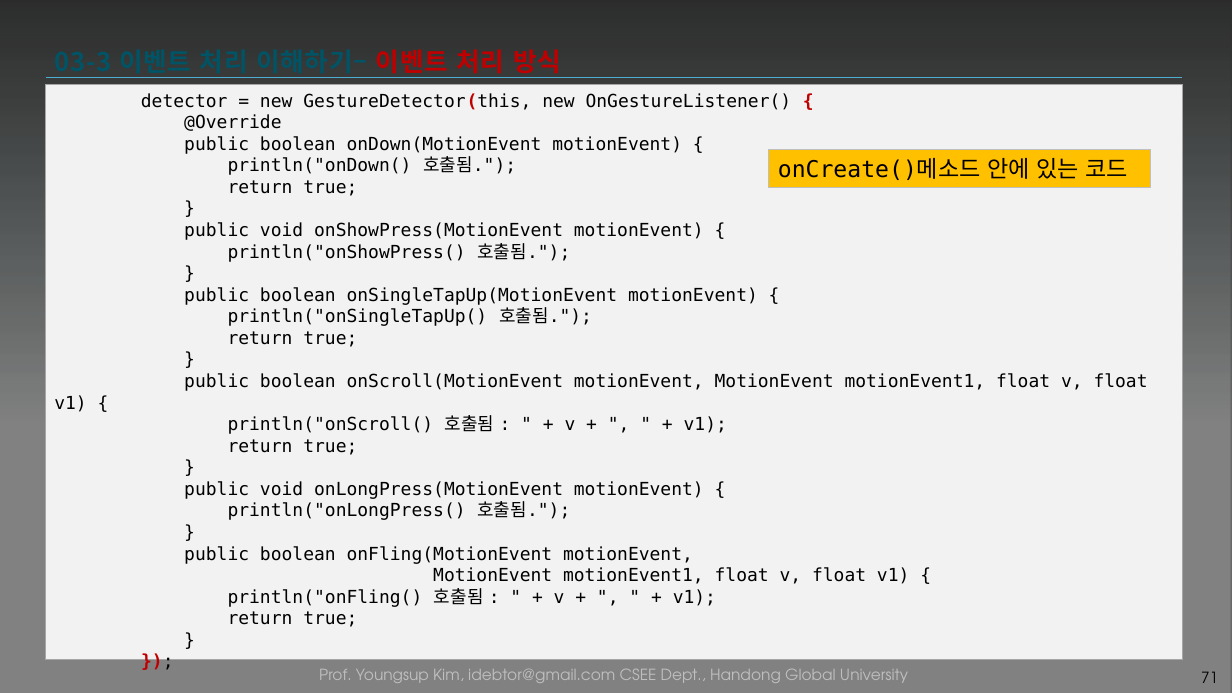
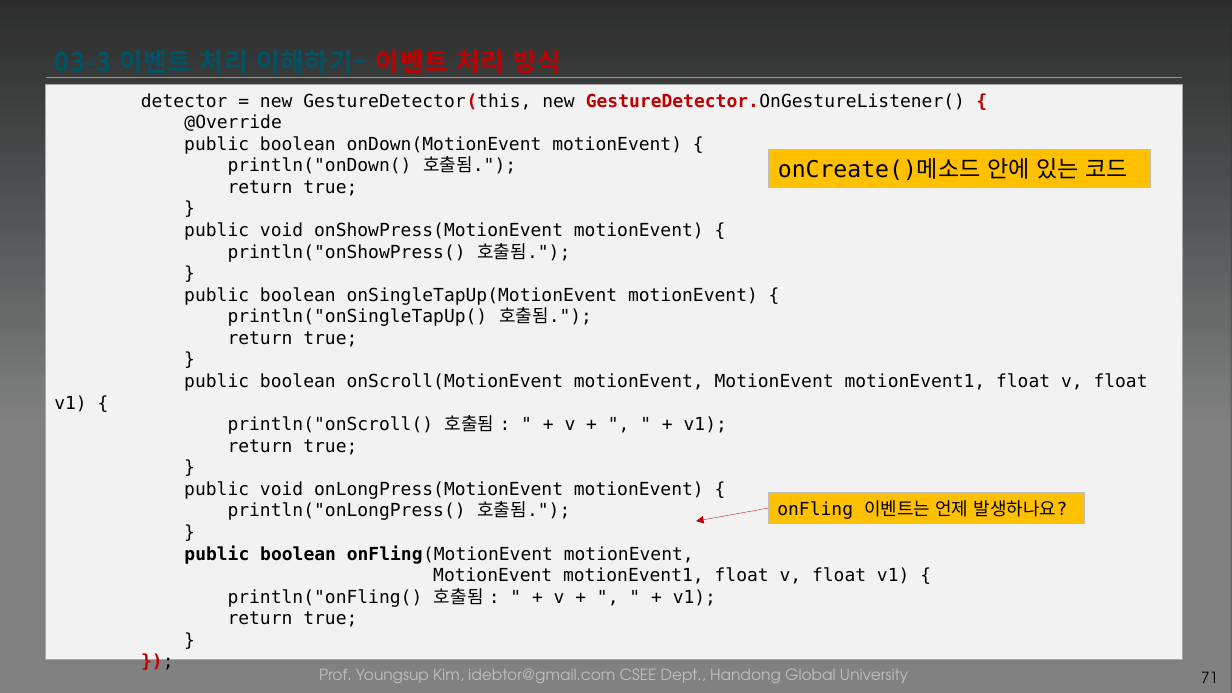
Before and after one commit to tae7841/HuStarAS, a slide deck: slide 71 of ppts/03Widget.pptx. Drawn at 1232x693 pixels with LibreOffice and Linux fonts; fonts in the diff are those of the drawing; background and template pictures are left out; a plain dark background stands for a picture behind light text. Boxes give left, top, right and bottom in pixels: in the first picture for what was removed or moved away, otherwise in the second. Text is boxed around its words. In the diff, an @@ line names an element or a change of style, - is before the commit and + after.

```diff
--- a/ppts/03Widget.pptx
+++ b/ppts/03Widget.pptx
@@ text in rectangle at (141, 93, 965, 110): text changed @@
-detector = new GestureDetector(this, new OnGestureListener() {
+detector = new GestureDetector(this, new GestureDetector.OnGestureListener() {
@@ arrow added from (768, 508) to (696, 521), #C00000 0.25 pt @@
@@ rectangle added at (768, 493, 1084, 524), fill #FFC000, outline #BFBFBF 0.75 pt, 14 pt, text #000000 @@
+onFling 이벤트는 언제 발생하나요?
@@ text in rectangle at (184, 545, 694, 564): bold on in "public boolean onFling(MotionEvent" @@
```
Also in this commit, not shown: 3 other slides changed.
